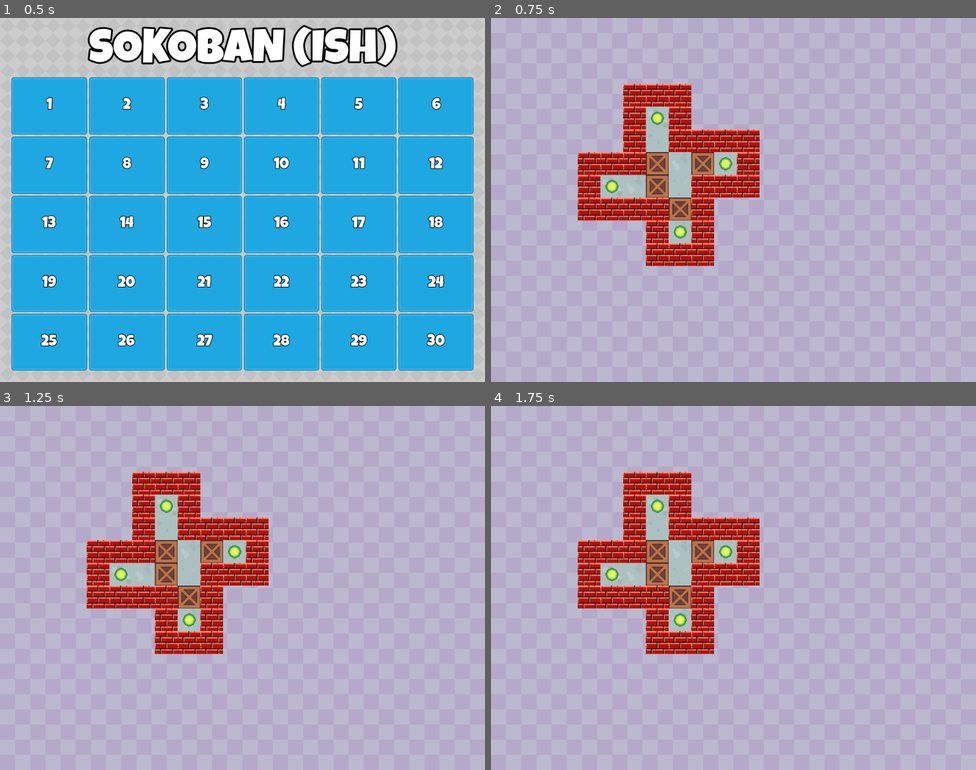
Above: before the commit, frames 1-4 (two rows, left to right).
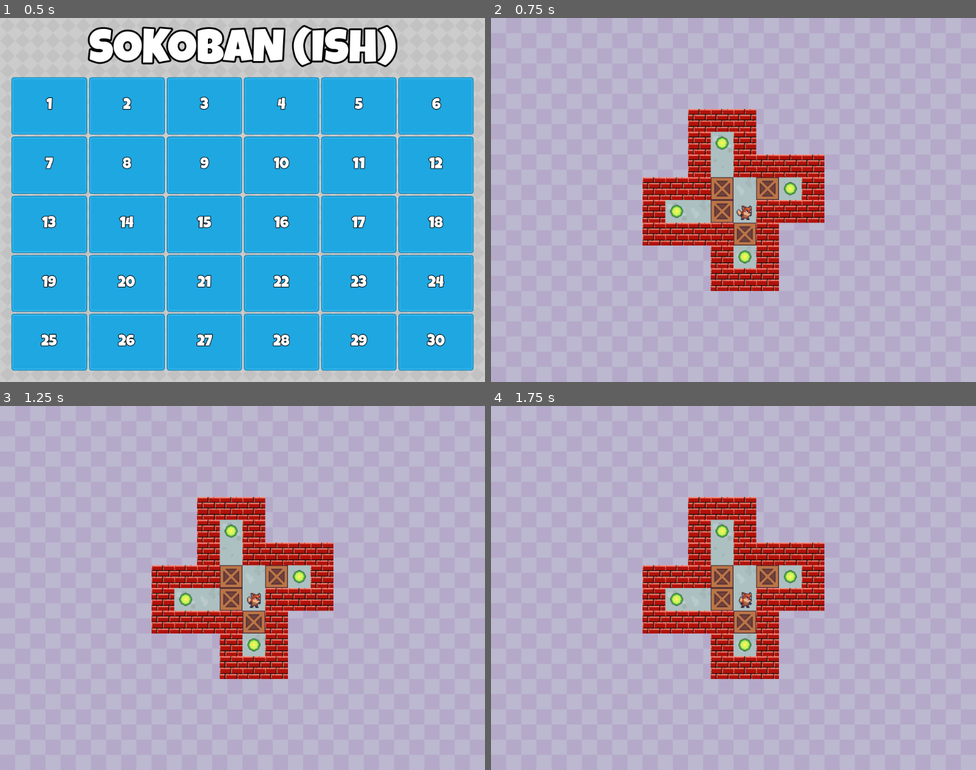
Above: after the commit, the same moments.

Repository: LHO-Developments/Godot-Projects
Game: Godot game, scene res://Scenes/Main/main.tscn
The game is run twice, just before and just after one commit, with the same random seed, the same clock (stepped at 60 frames per second) and the same inputs.
Inputs (mouse positions are in pixels of both pictures, inside the frame that each line leads up to):
- Up to frame 1 (0.5 s): no input
- Up to frame 2 (0.75 s): tap Enter at 0.5 s; move the mouse to (539, 105) at 0.52 s; press the mouse at (539, 105) at 0.53 s
- Up to frame 3 (1.25 s): no input
- Up to frame 4 (1.75 s): move the mouse to (636, 606) at 1.27 s; release the mouse at (636, 606) at 1.28 s; click (636, 606) at 1.35 s

Frame 1 is identical in both runs. In frame 2, 16% of the frame differs, in the area x 17-69%, y 18-75%; in frame 3, 16%; in frame 4, 16%.

Commit message:
update camera + add player

Diff:
--- a/Sokoban/sokoban/Scenes/Level/Level.tscn
+++ b/Sokoban/sokoban/Scenes/Level/Level.tscn
@@ -3,6 +3,7 @@
 [ext_resource type="Script" uid="uid://d2irylbio1u7i" path="res://Scenes/Level/level.gd" id="1_3hkb6"]
 [ext_resource type="Texture2D" uid="uid://825yw4tyq1b" path="res://assets/Purple.png" id="1_vbawi"]
 [ext_resource type="TileSet" uid="uid://diqaqxfwvgbst" path="res://Resources/Tiles.tres" id="3_4dwx7"]
+[ext_resource type="PackedScene" uid="uid://bgbqws5kgntbt" path="res://Scenes/Player/Player.tscn" id="4_qp1lj"]
 
 [node name="Level" type="Node2D" unique_id=47254649]
 script = ExtResource("1_3hkb6")
@@ -40,3 +41,6 @@
 [node name="Camera2D" type="Camera2D" parent="." unique_id=1155940234]
 position = Vector2(347, 259)
 zoom = Vector2(1.5, 1.5)
+
+[node name="Player" parent="." unique_id=298730312 instance=ExtResource("4_qp1lj")]
+position = Vector2(418, 165)
--- a/Sokoban/sokoban/Scenes/Level/level.gd
+++ b/Sokoban/sokoban/Scenes/Level/level.gd
@@ -7,9 +7,14 @@
 @onready var walls_tiles: TileMapLayer = $TileLayers/Walls;
 @onready var targets_tiles: TileMapLayer = $TileLayers/Targets;
 @onready var boxes_tiles: TileMapLayer = $TileLayers/Boxes;
+@onready var camera_2d: Camera2D = $Camera2D;
+@onready var player: AnimatedSprite2D = $Player;
 
 
 var _tile_size: int = 0;
+var _player_tile: Vector2i = Vector2i.ZERO;
+
+
 
 func _unhandled_input(event: InputEvent) -> void:
 	if event.is_action_pressed("exit"):
@@ -22,6 +27,10 @@
 	print("Level Loaded: ", GameManager.get_level_Selected());
 	_tile_size = floor_tiles.tile_set.tile_size.x;
 	setup_level();
+
+func place_player_on_tile(title_coord: Vector2i) -> void:
+	player.position = Vector2(title_coord * _tile_size);
+	_player_tile = title_coord;
 
 func get_atlas_cord(lt: TileLayers.LayerType) -> Vector2i:
 	match lt:
@@ -51,6 +60,10 @@
 	for tl in tile_layers.get_children():
 		tl.clear();
 
+func move_camera() -> void:
+	var tmr: Rect2i = floor_tiles.get_used_rect();
+	camera_2d.position = tmr.get_center() * _tile_size;
+
 func setup_level() -> void:
 	var level_number: String = GameManager.get_level_Selected();
 	var level_layout: LevelLayout = LevelData.get_level_data(level_number);
@@ -61,3 +74,8 @@
 	setup_layer(TileLayers.LayerType.Targets, targets_tiles, level_layout);
 	setup_layer(TileLayers.LayerType.Boxes, boxes_tiles, level_layout);
 	setup_layer(TileLayers.LayerType.TargetBoxes, boxes_tiles, level_layout);
+
+
+	place_player_on_tile(level_layout.get_player_start());
+
+	move_camera();
--- /dev/null
+++ b/Sokoban/sokoban/Scenes/Player/Player.tscn
@@ -0,0 +1,45 @@
+[gd_scene format=3 uid="uid://bgbqws5kgntbt"]
+
+[ext_resource type="Texture2D" uid="uid://dn84nc00wp5uk" path="res://assets/player-idle.png" id="1_s0eop"]
+
+[sub_resource type="AtlasTexture" id="AtlasTexture_ft8w5"]
+atlas = ExtResource("1_s0eop")
+region = Rect2(0, 0, 33, 32)
+
+[sub_resource type="AtlasTexture" id="AtlasTexture_h54ih"]
+atlas = ExtResource("1_s0eop")
+region = Rect2(33, 0, 33, 32)
+
+[sub_resource type="AtlasTexture" id="AtlasTexture_ude3g"]
+atlas = ExtResource("1_s0eop")
+region = Rect2(66, 0, 33, 32)
+
+[sub_resource type="AtlasTexture" id="AtlasTexture_jmcll"]
+atlas = ExtResource("1_s0eop")
+region = Rect2(99, 0, 33, 32)
+
+[sub_resource type="SpriteFrames" id="SpriteFrames_4wape"]
+animations = [{
+"frames": [{
+"duration": 1.0,
+"texture": SubResource("AtlasTexture_ft8w5")
+}, {
+"duration": 1.0,
+"texture": SubResource("AtlasTexture_h54ih")
+}, {
+"duration": 1.0,
+"texture": SubResource("AtlasTexture_ude3g")
+}, {
+"duration": 1.0,
+"texture": SubResource("AtlasTexture_jmcll")
+}],
+"loop": true,
+"name": &"default",
+"speed": 10.0
+}]
+
+[node name="Player" type="AnimatedSprite2D" unique_id=298730312]
+sprite_frames = SubResource("SpriteFrames_4wape")
+autoplay = "default"
+frame_progress = 0.6227821
+offset = Vector2(18, 12)
